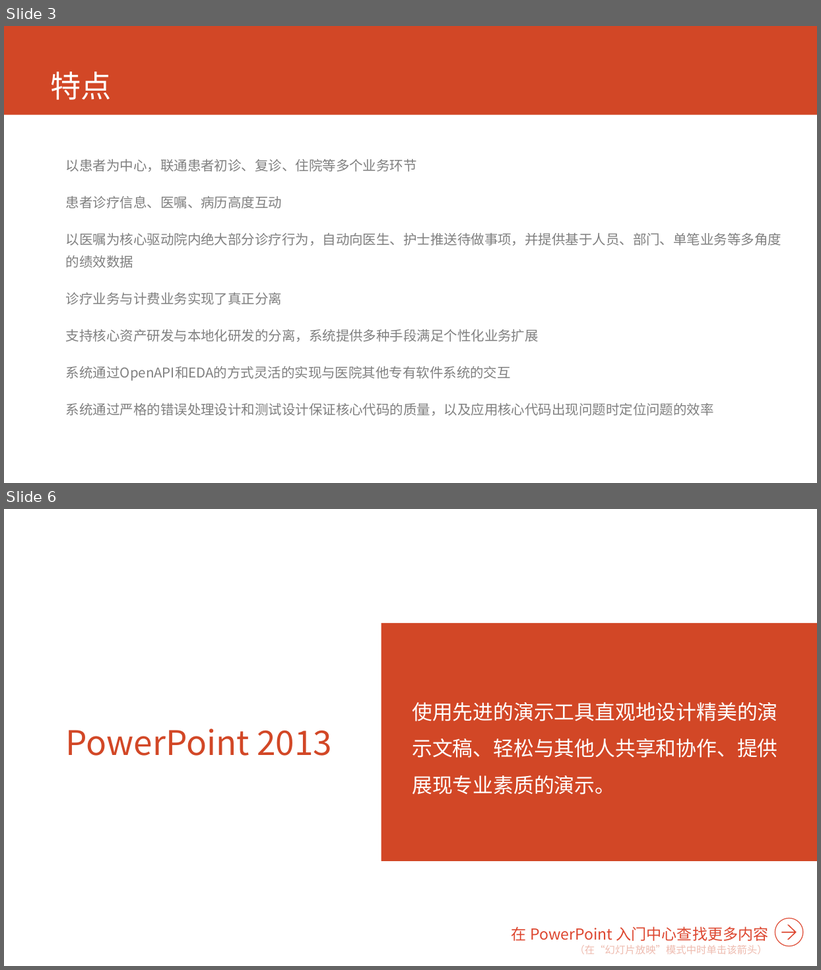
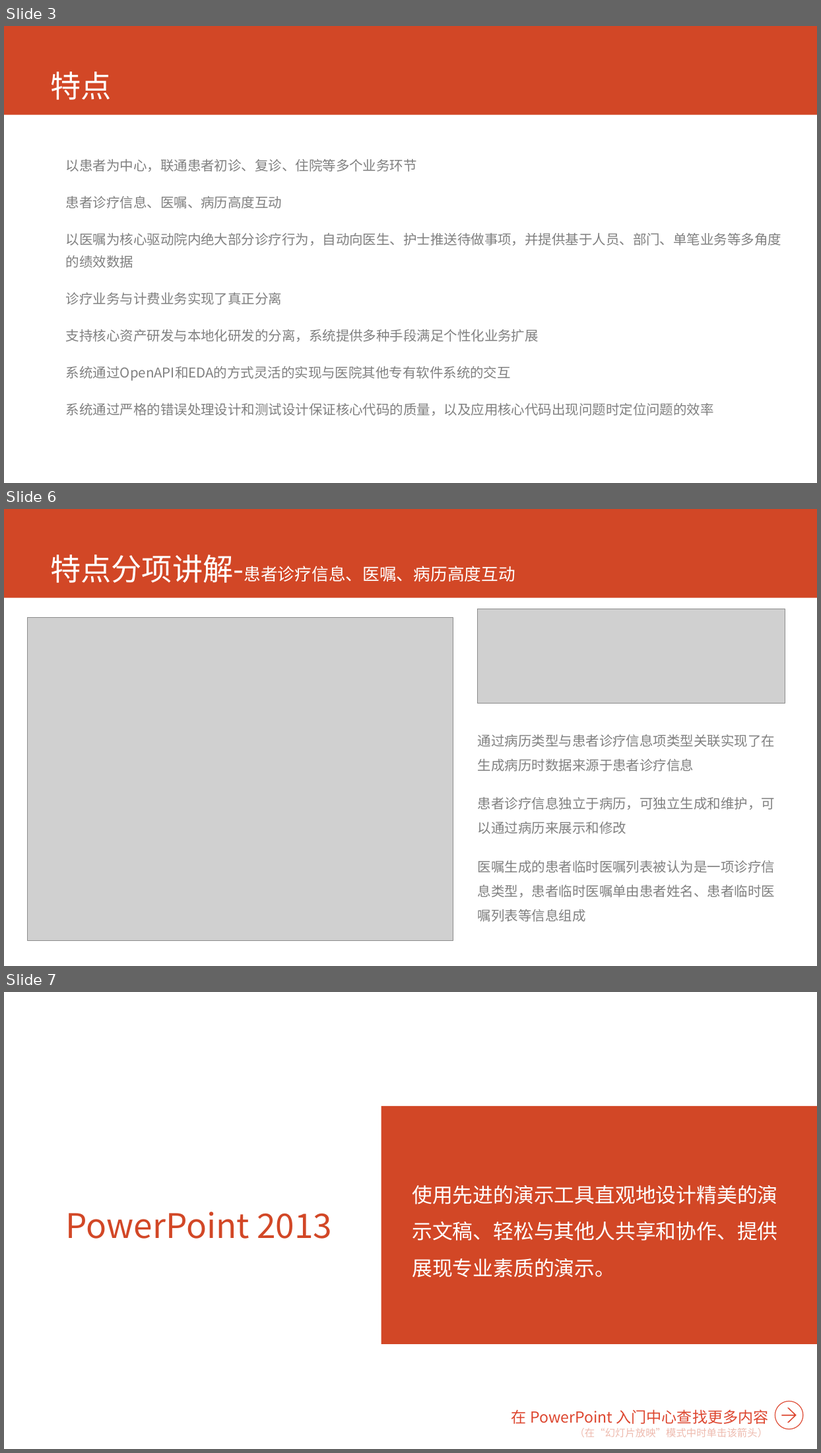
Before and after one commit to AppSecAI-TEST/hospital, a slide deck: doc/EVE新一代HIS核心系统.pptx. Shown one above the other, each under a label of ours: slides 3 and 6 before the commit, slides 3, 6 and 7 after it; the slides between them are not shown. The pictures are 821x970 and 821x1453 pixels, drawn with LibreOffice and Linux fonts; fonts in the diff are those of the drawing; grey boxes stand for pictures. Boxes give left, top, right and bottom in pixels: in the first picture for what was removed or moved away, otherwise in the second. Text is boxed around its words. In the diff, an @@ line names an element or a change of style, - is before the commit and + after.

```diff
--- a/doc/EVE新一代HIS核心系统.pptx
+++ b/doc/EVE新一代HIS核心系统.pptx
@@ slide 6 added at (4,509,817,966), background #FFFFFF; not listed: 1 template element that a slide beside it also shows @@
@@ title added at (50,555,516,583), 20 pt, text #FFFFFF @@
+特点分项讲解-患者诊疗信息、医嘱、病历高度互动
@@ picture added at (27,618,453,941) @@
@@ picture added at (478,609,785,703) @@
@@ text added at (478,735,775,922), 16 pt, text #808080 @@
+通过病历类型与患者诊疗信息项类型关联实现了在生成病历时数据来源于患者诊疗信息
+患者诊疗信息独立于病历，可独立生成和维护，可以通过病历来展示和修改
+医嘱生成的患者临时医嘱列表被认为是一项诊疗信息类型，患者临时医嘱单由患者姓名、患者临时医嘱列表等信息组成
@@ what was slide 6 is now slide 7 @@
```
Also in this commit, not shown: 2 slides changed, 2 other files.
